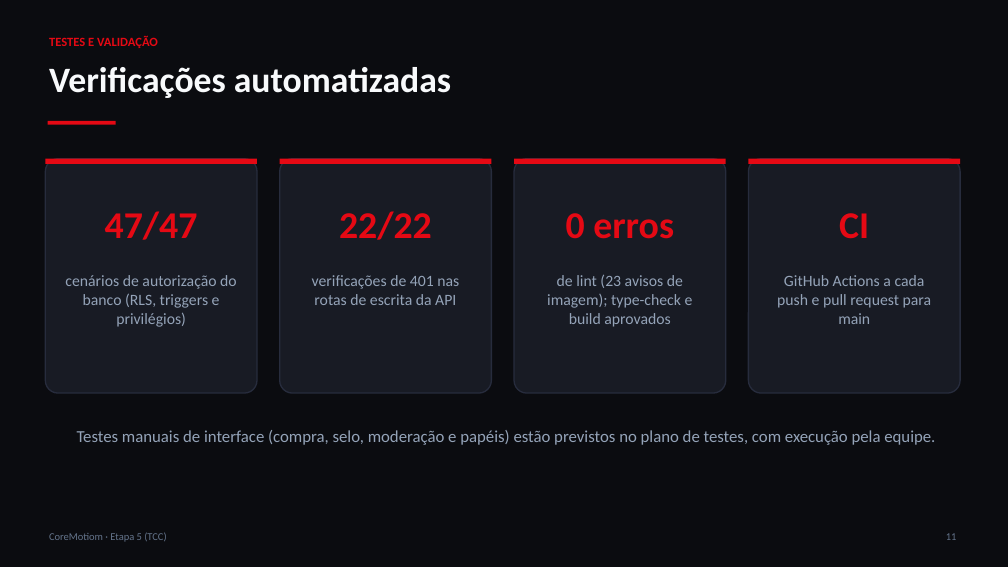
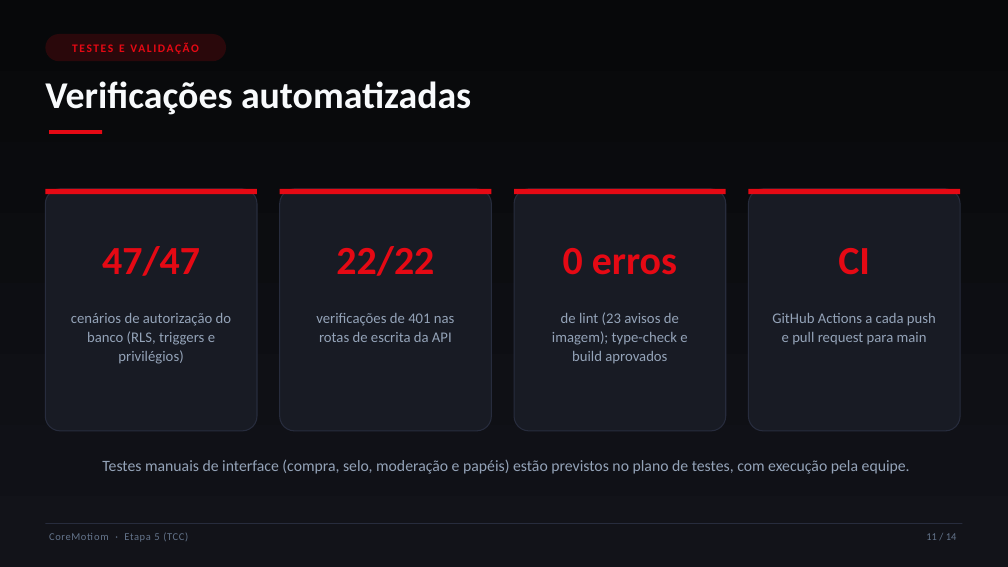
Before and after one commit to MattheusHKrainski/-CoreMotion, a slide deck: slide 11 of apresentacao-coremotiom/CoreMotiom-apresentacao.pptx. Drawn at 1008x567 pixels with LibreOffice and Linux fonts; fonts in the diff are those of the drawing. Boxes give left, top, right and bottom in pixels: in the first picture for what was removed or moved away, otherwise in the second. Text is boxed around its words. In the diff, an @@ line names an element or a change of style, - is before the commit and + after.

Commit message:
docs(apresentacao): novo visual, transições e animações; capa em JPEG para reduzir o arquivo

```diff
--- a/apresentacao-coremotiom/CoreMotiom-apresentacao.pptx
+++ b/apresentacao-coremotiom/CoreMotiom-apresentacao.pptx
@@ background #0B0C10 to gradient #121319 to #07080A @@
@@ rounded rectangle "TESTES E VALIDAÇÃO" resized from (x1=49, y1=36, x2=158, y2=48) to (x1=45, y1=34, x2=226, y2=61) @@
@@ rounded rectangle "TESTES E VALIDAÇÃO" at (x1=45, y1=34, x2=226, y2=61): size 12 to 11 pt, letter spacing 0 to 1.5 pt; alignment left to centre; vertical alignment top to middle; fill none to #E50914 at 16% opacity @@
@@ text "Verificações automatizadas" moved from (x1=49, y1=67, x2=451, y2=98) to (x1=45, y1=81, x2=471, y2=115) @@
@@ text "Verificações automatizadas" at (x1=45, y1=81, x2=471, y2=115): size 34 to 36 pt @@
@@ rectangle resized from (x1=48, y1=121, x2=116, y2=125) to (x1=49, y1=130, x2=102, y2=134) @@
@@ rounded rectangle resized from (x1=45, y1=159, x2=257, y2=393) to (x1=45, y1=189, x2=257, y2=431) @@
@@ rounded rectangle resized from (x1=280, y1=159, x2=492, y2=393) to (x1=280, y1=189, x2=492, y2=431) @@
@@ rounded rectangle resized from (x1=514, y1=159, x2=726, y2=393) to (x1=514, y1=189, x2=726, y2=431) @@
@@ 4 rectangles moved together from (x1=45, y1=159, x2=960, y2=164) to (x1=45, y1=189, x2=960, y2=194) @@
@@ outline #272C3D 1.25 pt to #272C3D 1 pt; proportions changed in 4 elements at (x1=45, y1=189, x2=257, y2=431), (x1=280, y1=189, x2=492, y2=431), (x1=514, y1=189, x2=726, y2=431), (x1=749, y1=189, x2=960, y2=431) @@
@@ rounded rectangle resized from (x1=749, y1=159, x2=960, y2=393) to (x1=749, y1=189, x2=960, y2=431) @@
@@ text "47/47" moved from (x1=105, y1=211, x2=198, y2=240) to (x1=102, y1=246, x2=200, y2=276) @@
@@ text "22/22" moved from (x1=339, y1=211, x2=432, y2=240) to (x1=336, y1=246, x2=434, y2=276) @@
@@ size 36 to 38 pt in 4 elements at (x1=102, y1=246, x2=200, y2=276), (x1=838, y1=248, x2=870, y2=275), (x1=336, y1=246, x2=434, y2=276), (x1=563, y1=248, x2=677, y2=275) @@
@@ text "0 erros" moved from (x1=566, y1=213, x2=674, y2=239) to (x1=563, y1=248, x2=677, y2=275) @@
@@ text "CI" moved from (x1=839, y1=213, x2=869, y2=239) to (x1=838, y1=248, x2=870, y2=275) @@
@@ text "cenários de autorização do banco ..." moved from (x1=65, y1=275, x2=237, y2=327) to (x1=71, y1=313, x2=231, y2=364) @@
@@ text "verificações de 401 nas rotas ..." moved from (x1=312, y1=275, x2=459, y2=305) to (x1=316, y1=313, x2=455, y2=342) @@
@@ text "de lint (23 avisos de ..." moved from (x1=547, y1=275, x2=693, y2=327) to (x1=552, y1=312, x2=687, y2=363) @@
@@ size 15 to 14 pt; line spacing 1 to 1.05 in 4 elements at (x1=71, y1=313, x2=231, y2=364), (x1=316, y1=313, x2=455, y2=342), (x1=552, y1=312, x2=687, y2=363), (x1=772, y1=313, x2=936, y2=345) @@
@@ text "GitHub Actions a cada push ..." moved from (x1=777, y1=275, x2=932, y2=324) to (x1=772, y1=313, x2=936, y2=345) @@
@@ text "Testes manuais de interface (compra, ..." moved from (x1=77, y1=430, x2=935, y2=445) to (x1=145, y1=459, x2=910, y2=474) @@
@@ text "Testes manuais de interface (compra, ..." at (x1=145, y1=459, x2=910, y2=474): size 16 to 15 pt @@
@@ text "CoreMotiom · Etapa 5 (TCC)" at (x1=124, y1=532, x2=188, y2=542): letter spacing 0 to 0.6 pt @@
@@ rectangle added at (x1=45, y1=523, x2=963, y2=524), fill #272C3D @@
@@ text at (x1=926, y1=533, x2=957, y2=540): text changed @@
-11
+11 / 14
```
Also in this commit, not shown: 13 other slides changed, 1 other file.
